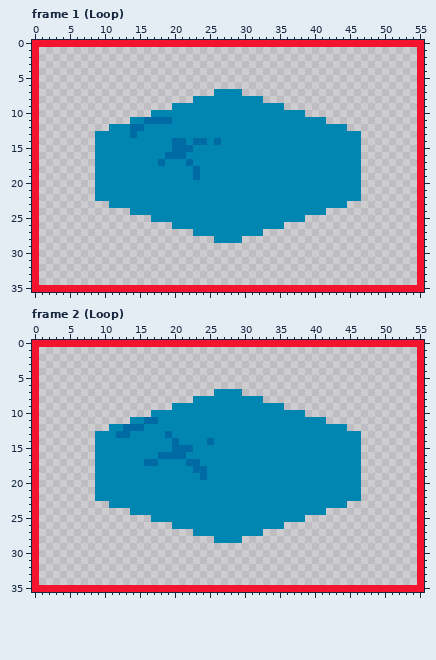
One commit to this pixel-art file: graphics_work_files/tile art/water-underlay-sparse2.aseprite. This is how it looked before the edit.
56x36 pixels, 4 frames. Shown: frame 1 (Loop), frame 2 (Loop). The commit also changed other frames, which this record leaves out.
Once edited:
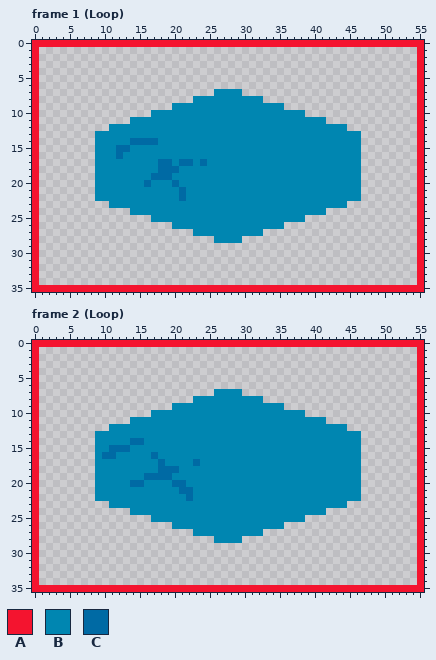
Palette (. is transparent): A #f4142f  B #0086b1  C #006aa4
Diff:
Changed rows in their new state; - is an unchanged pixel.
Frame 1 (Loop), layer "Layer 1":
first column x 12:
11 ----BBBB-------
12 --BB-----------
13 --B------------
14 --CCCC--BB-BB-B
15 CC------BBB----
16 C------BBB-----
17 -------C-C--C--
18 ------CCC--B---
19 -----CCC---B---
20 ----C---C------
21 ---------C-----
22 ---------C-----
Frame 2 (Loop), layer "Layer 1":
first column x 10:
11 ------BB--------
12 ---BBB----------
13 --BB-----B------
14 ----CC----B----B
15 -CCC------BBB---
16 CC-----CBBBB----
17 ------BBC---B---
18 --------CCC--BB-
19 ------CCCC----B-
20 ----CC----CC----
21 -----------CC---
22 ------------C---
